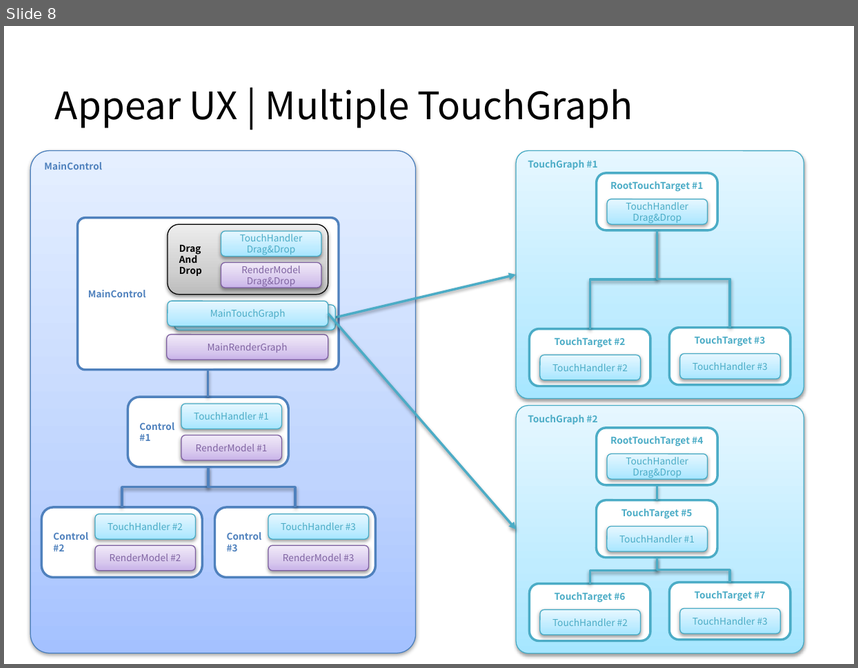
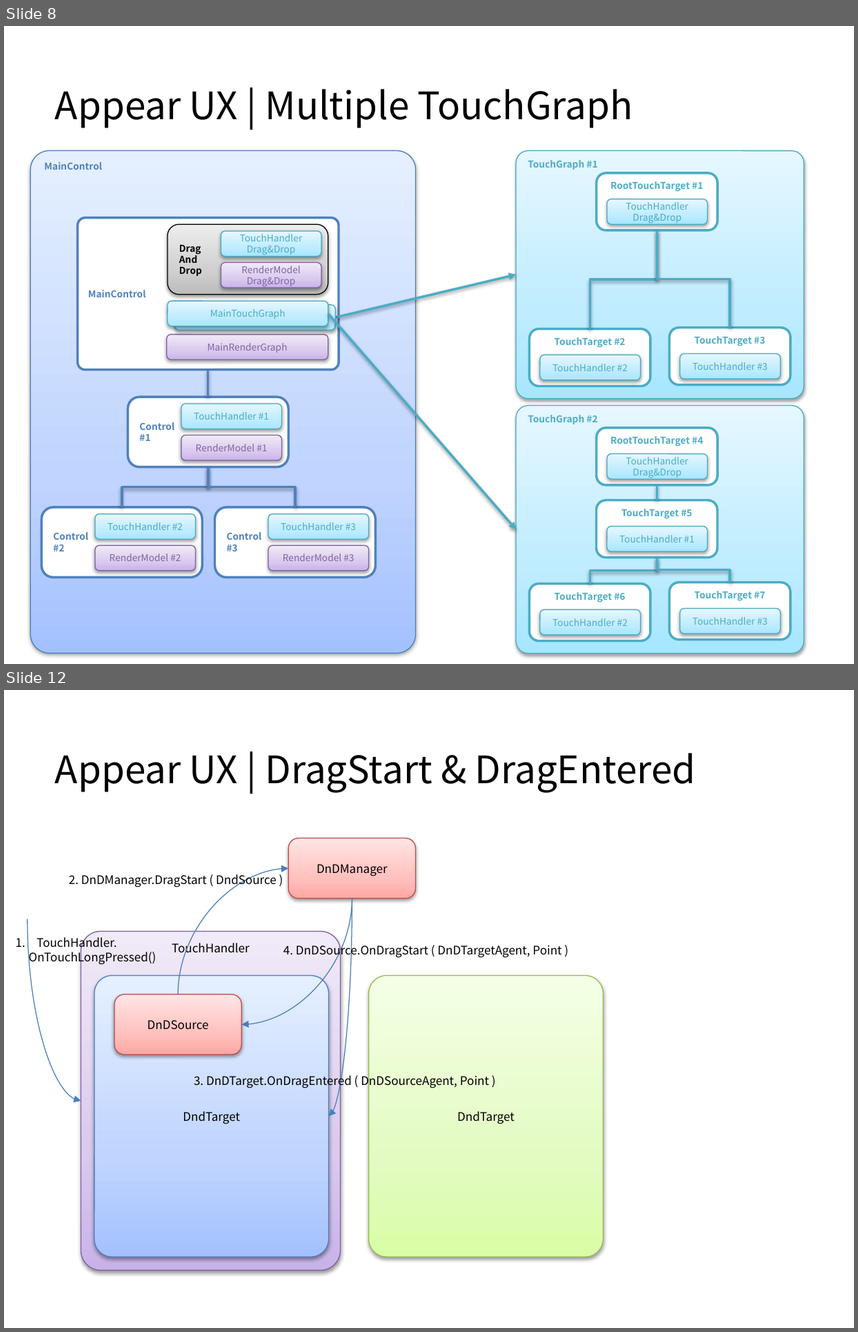
Before and after one commit to Raftel/Storygraph, a slide deck: Storygraph/docs/Appear UX + Storygraph.pptx. Shown one above the other, each under a label of ours: slide 8 before the commit, slides 8 and 12 after it; the slides between them are not shown. The pictures are 858x668 and 858x1332 pixels, drawn with LibreOffice and Linux fonts; fonts in the diff are those of the drawing. Boxes give left, top, right and bottom in pixels: in the first picture for what was removed or moved away, otherwise in the second. Text is boxed around its words. In the diff, an @@ line names an element or a change of style, - is before the commit and + after.

Commit message:
Gesture 및 Drag and Drop 컨셉관련 문서 추가.

```diff
--- a/Storygraph/docs/Appear UX + Storygraph.pptx
+++ b/Storygraph/docs/Appear UX + Storygraph.pptx
@@ slide 12 added at <box>4,690,854,1328</box>, background #FFFFFF @@
@@ title added at <box>55,753,696,793</box>, 32 pt, text #000000 @@
+Appear UX | DragStart & DragEntered
@@ rounded rectangle added at <box>289,838,417,898</box>, fill gradient #FFA6A5 to #FFC0BF to #FFE7E7, outline #BF4C48 0.75 pt, 10 pt, text #000000 @@
+DnDManager
@@ text added at <box>69,872,277,888</box>, 10 pt, text #000000 @@
+2. DnDManager.DragStart ( DndSource )
@@ curved arrow added from (179, 994) to (289, 869), #4B7EBC 0.75 pt @@
@@ curved arrow added from (352, 898) to (242, 1024), #4B7EBC 0.75 pt @@
@@ curved arrow added from (352, 898) to (329, 1116), #4B7EBC 0.75 pt @@
@@ curved arrow added from (27, 918) to (81, 1101), #4B7EBC 0.75 pt @@
@@ text added at <box>29,935,156,965</box>, 10 pt, text #000000 @@
+1. TouchHandler.
+OnTouchLongPressed()
@@ rounded rectangle added at <box>81,931,341,1270</box>, fill gradient #C9B5E8 to #D8CBEE to #F0EAF9, outline #7D60A0 0.75 pt, 10 pt, text #000000 @@
+TouchHandler
@@ text added at <box>283,942,562,958</box>, 10 pt, text #000000 @@
+4. DnDSource.OnDragStart ( DnDTargetAgent, Point )
@@ rounded rectangle added at <box>94,976,329,1257</box>, fill gradient #A4C4FF to #BFD4FF to #E6EEFF, outline #4B7EBC 0.75 pt, 10 pt, text #000000 @@
+DndTarget
@@ rounded rectangle added at <box>369,976,604,1257</box>, fill gradient #DAFDA7 to #E4FCC2 to #F5FFE7, outline #98B955 0.75 pt, 10 pt, text #000000 @@
+DndTarget
@@ rounded rectangle added at <box>114,994,242,1055</box>, fill gradient #FFA6A5 to #FFC0BF to #FFE7E7, outline #BF4C48 0.75 pt, 10 pt, text #000000 @@
+DnDSource
@@ text added at <box>194,1073,489,1089</box>, 10 pt, text #000000 @@
+3. DnDTarget.OnDragEntered ( DnDSourceAgent, Point )
```
Also in this commit, not shown: 2 slides changed, 9 other slides added.
